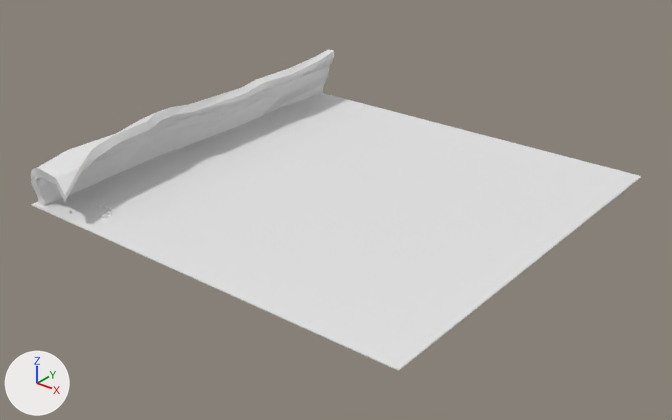
The Blender file godot-4-jam-template-main/assets/3d/city.blend: old version first, new version second.
Both versions are drawn from a 50 mm camera at (850.0, -764.0, 460.0) aimed at (252.0, -16.0, -3.0). Lighting does not change. The marker at lower left points along +X, +Y and +Z.

Names of what the first picture shows: 'floor-col', 'wall-col'.
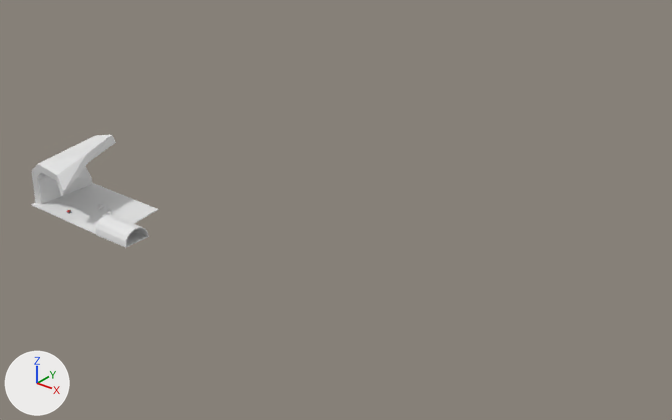
The change, as a list of edits to the scene's bpy script:
```text
Change me_cube_008:
    used by ob_floor_col; location = (249.0, 7.0, 12.1); scale = (250.0, 250.0, 0.5)
    remove me_cube_008.from_pydata(...)  # 8 vertices, 6 faces; spans x -1.0..1.0, y -1.0..1.0, z -1.0..1.0
    add me_cube_008.from_pydata(...)  # 17 vertices, 14 faces; spans x -1.0..-0.49, y -1.0..-0.68, z -1.0..1.0
    me_cube_008 part 1
    6 vertices are removed from x -1.0..1.0, y -1.0..1.0, z -1.0..1.0
    6 faces are deleted
    9 vertices are added at x -1.0..-0.49, y -1.0..-0.68, z -1.0..1.0
    6 new vertices lie (0.0, 0.0, 2.0) away from vertices in x -1.0..-0.49, y -1.0..-0.68, z -1.0
    14 new faces join them
Change me_plane:
    used by ob_wall_col; location = (0.0, 0.0, 0.0)
    verts and faces of me_plane; kept vertices keep their numbers, new ones are numbered from 252
    before: 2 (78.0, -251.0, 46.0)
    remove me_plane.from_pydata(...)  # 252 vertices, 220 faces; spans x -8.0..78.0, y -251.0..260.0, z -2.0..82.0
    add me_plane.from_pydata(...)  # 48 vertices, 33 faces; spans x -2.0..72.0, y -251.0..-162.0, z 7.0..76.0
    me_plane part 2
    205 vertices are removed from x -8.0..46.0, y -165.0..260.0, z -2.0..82.0
    188 faces are deleted
    4 vertices in x 6.0..10.0, y -238.0..-190.0, z 17.0..26.0 move by (-7.0, 0.0, 0.0)
    4 vertices move from x 6.0..8.0, y -237.0..-189.0, z 9.0..18.0 to x 0.0..2.0, y -237.0..-189.0, z 7.0..18.0
    1 vertex is added at (0.0, -165.0, 7.0)
    1 new face joins them
    me_plane part 3
    add verts[2] = (72.0, -251.0, 46.0)  # moved
Add me_cube:
    me_cube.from_pydata(...)  # 24 vertices, 12 faces; spans x -25.7..22.4, y -7.6..23.0, z -1.6..15.3
Change ob_wall_col:
    ob_wall_col.location: (0.0, 0.0, 0.0) -> (2.6, 0.0, 4.4)
Add ob_tunnel_col:
    ob_tunnel_col = bpy.data.objects.new('Tunnel-col', me_cube)
    ob_tunnel_col.location = (138.0, -235.8, 12.7)
    _m = ob_tunnel_col.modifiers.new('Solidify', 'SOLIDIFY')
    _m.thickness = 1.0
```

Boxes (x1, y1, x2, y2) around the edits, measured in the pictures (672 x 420 px; the box of a moved part takes in the faces that stretch with it):
'floor-col', reshaped (79% narrower, 81% shorter): before (31, 93, 641, 371); after (31, 183, 158, 234)
'wall-col', reshaped, moved (72% narrower, 55% shorter): before (31, 49, 334, 206); after (32, 135, 116, 205)
'Tunnel-col', added: after (96, 214, 149, 248)
part 2 of me_plane, cut back: before (32, 49, 334, 206); after (32, 175, 92, 205)
part 3 of me_plane, moved or reshaped: before (56, 156, 81, 201); after (57, 155, 88, 196)
